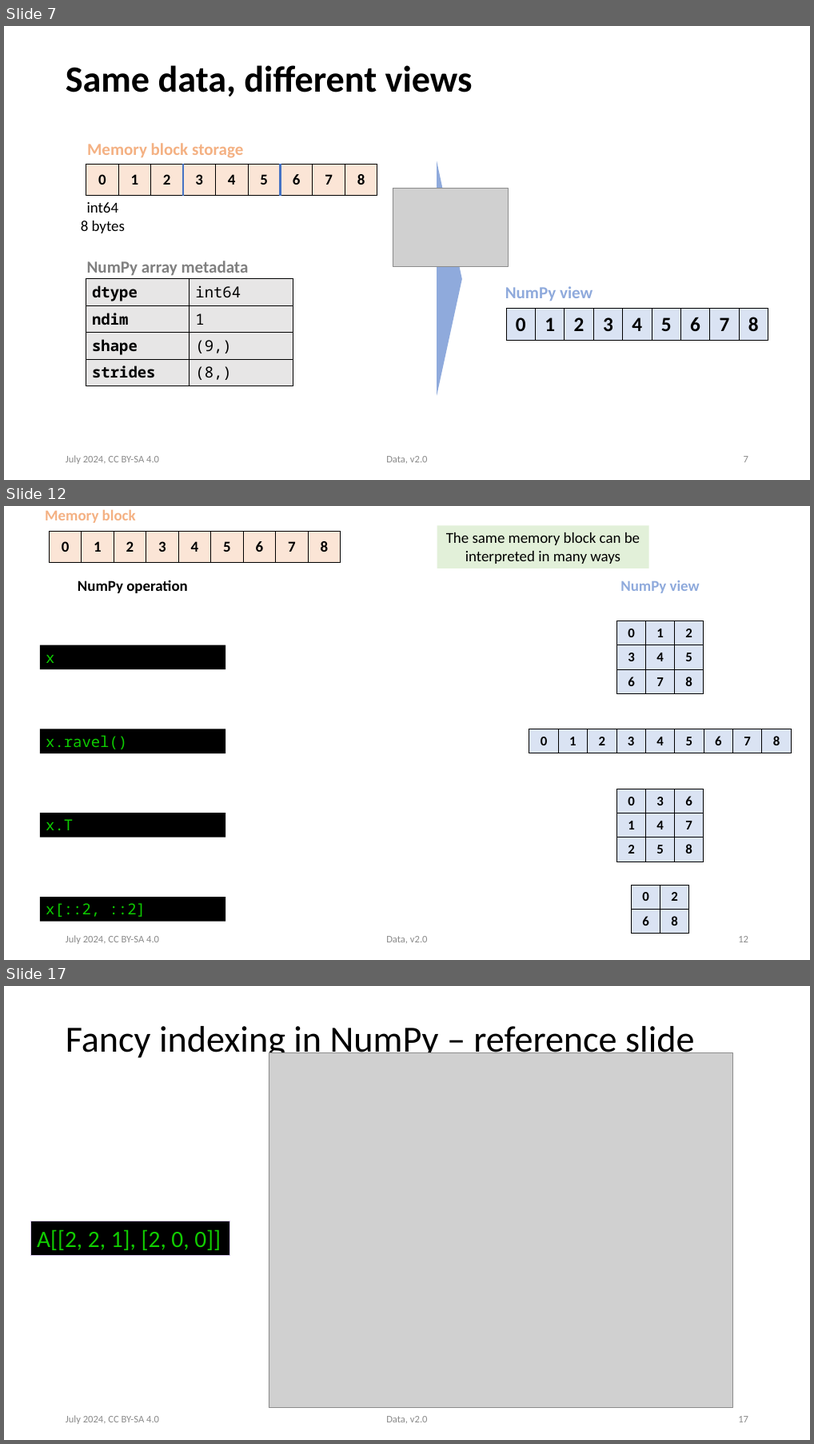
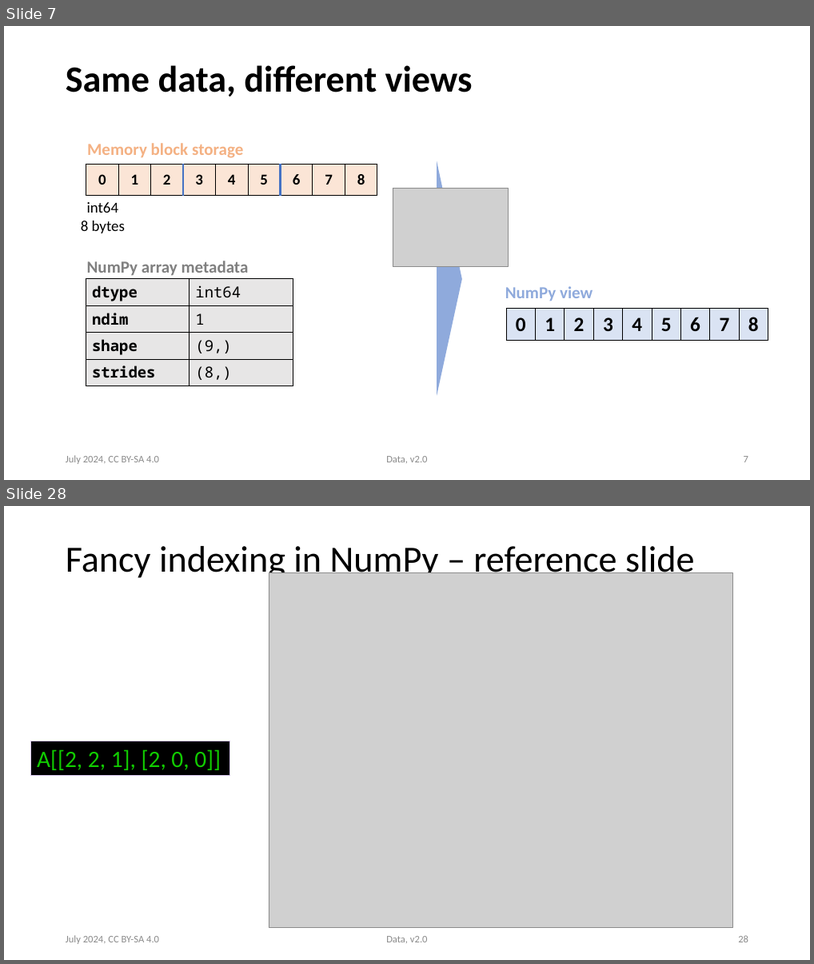
Before and after one commit to victoris93/data_class, a slide deck: numpy.pptx. Shown one above the other, each under a label of ours: slides 7, 12 and 17 before the commit, slides 7 and 28 after it; the slides between them are not shown. The pictures are 814x1444 and 814x964 pixels, drawn with LibreOffice and Linux fonts; fonts in the diff are those of the drawing; grey boxes stand for pictures. Boxes give left, top, right and bottom in pixels: in the first picture for what was removed or moved away, otherwise in the second. Text is boxed around its words. In the diff, an @@ line names an element or a change of style, - is before the commit and + after.

```diff
--- a/numpy.pptx
+++ b/numpy.pptx
@@ slide 12 removed at (4,506,810,960), background #FFFFFF @@
@@ text removed at (45,510,136,523) @@
-Memory block
@@ rectangle removed at (437,525,649,568) @@
-The same memory block can be interpreted in many ways
@@ table removed at (49,532,342,563), 1 rows, 9 columns @@
-0 | 1 | 2 | 3 | 4 | 5 | 6 | 7 | 8
@@ text removed at (78,580,188,593) @@
-NumPy operation
@@ text removed at (621,580,700,593) @@
-NumPy view
@@ table removed at (618,621,705,693), 3 rows, 3 columns @@
-0 | 1 | 2
-3 | 4 | 5
-6 | 7 | 8
@@ rectangle removed at (40,645,226,669) @@
-x
@@ rectangle removed at (40,728,226,753) @@
-x.ravel()
@@ table removed at (530,728,791,856), 1 rows, 9 columns @@
-0 | 1 | 2 | 3 | 4 | 5 | 6 | 7 | 8
@@ table removed at (618,788,705,861), 3 rows, 3 columns @@
-0 | 3 | 6
-1 | 4 | 7
-2 | 5 | 8
@@ rectangle removed at (40,812,226,837) @@
-x.T
@@ table removed at (632,884,690,933), 2 rows, 2 columns @@
-0 | 2
-6 | 8
@@ rectangle removed at (40,896,226,921) @@
-x[::2, ::2]
@@ text removed at (66,935,159,944) @@
-July 2024, CC BY-SA 4.0
@@ text removed at (386,936,428,943) @@
-Data, v2.0
@@ page number removed at (738,936,749,942) @@
-12
@@ what was slide 17 is now slide 28 @@
@@ page number at (738,935,749,942): text changed @@
-17
+28
```
Also in this commit, not shown: 14 slides changed, 4 slides added, 5 other slides removed, 4 other files.
